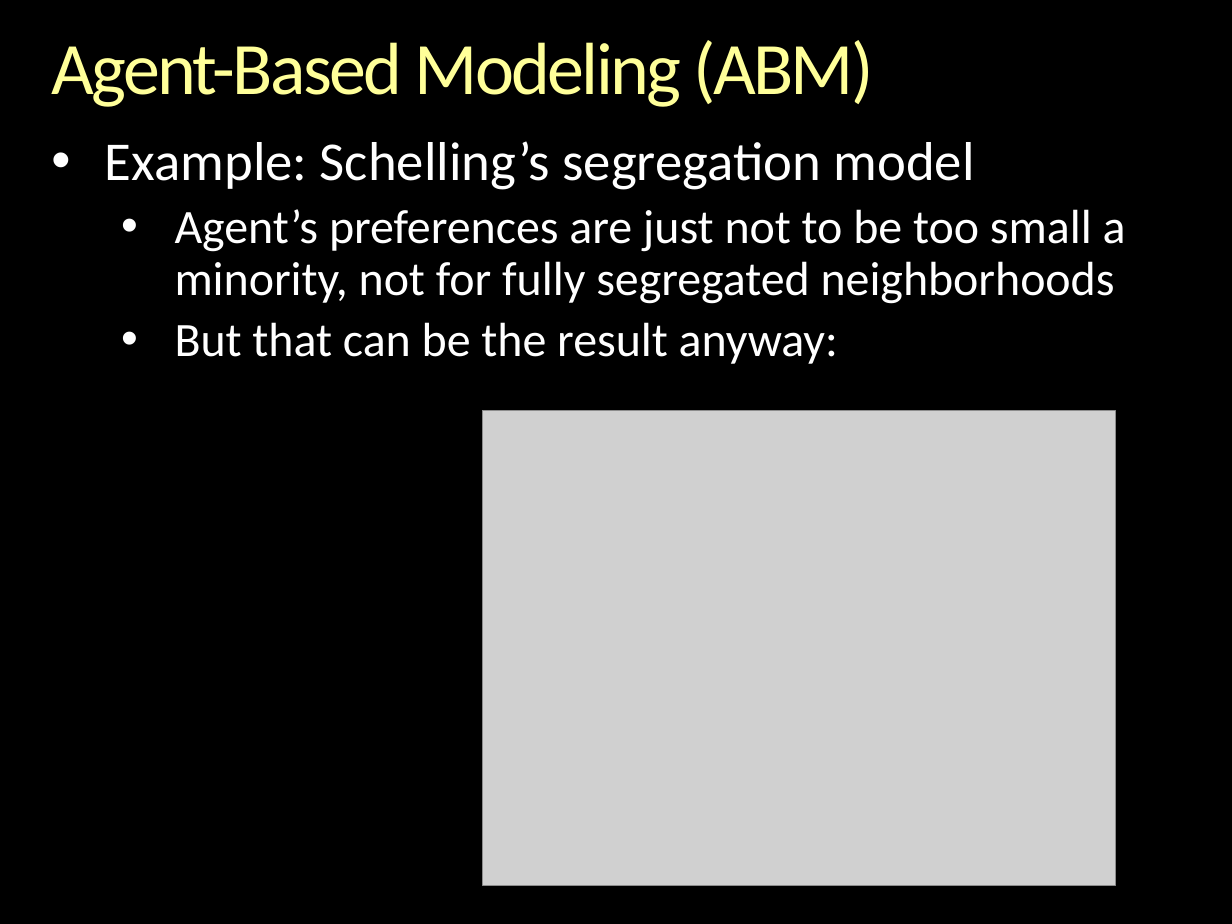
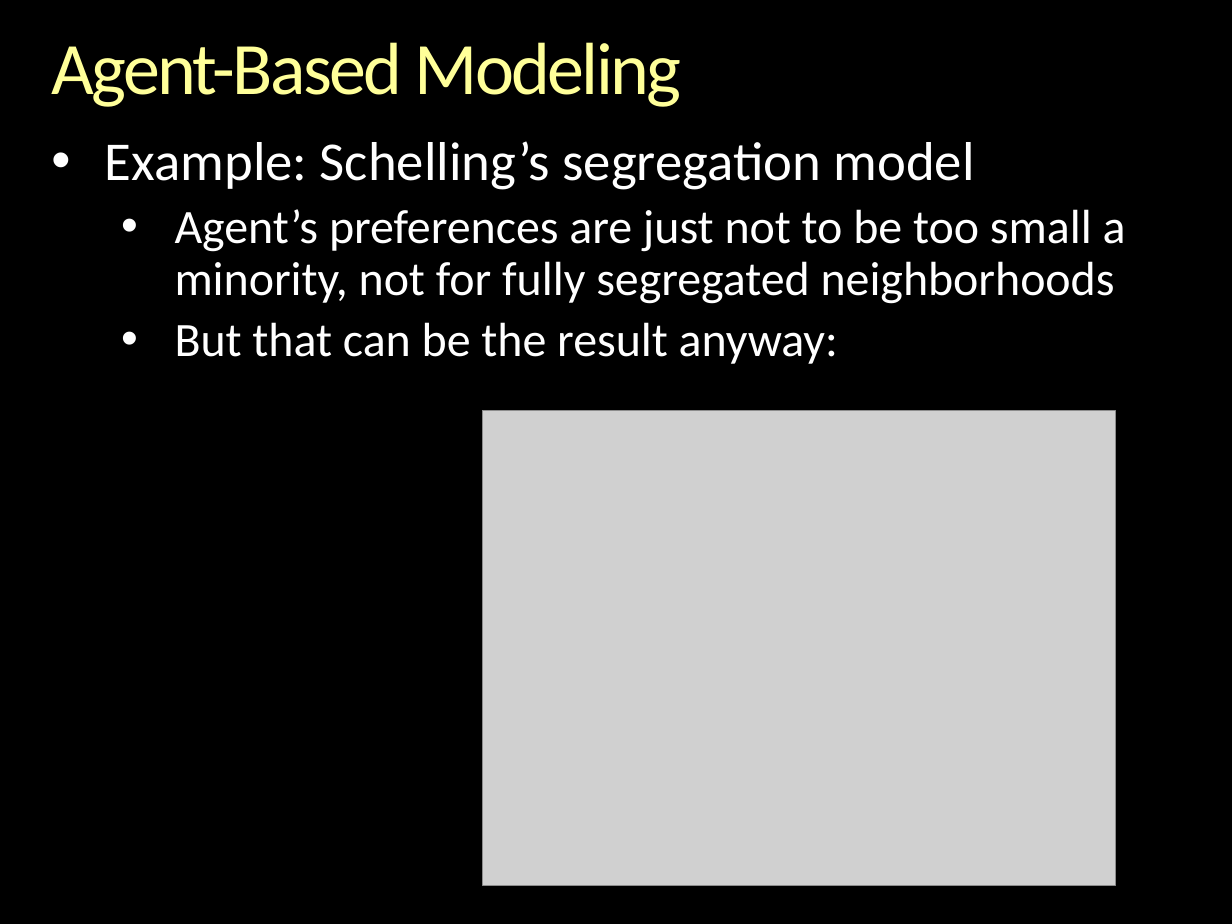
Before and after one commit to gcallah/indras_net, a slide deck: slide 8 of docs/ABMsAsAlgebraic.pptx. Drawn at 1232x924 pixels with LibreOffice and Linux fonts; fonts in the diff are those of the drawing; grey boxes stand for pictures; background and template pictures are left out. Boxes give left, top, right and bottom in pixels: in the first picture for what was removed or moved away, otherwise in the second. Text is boxed around its words. In the diff, an @@ line names an element or a change of style, - is before the commit and + after.

```diff
--- a/docs/ABMsAsAlgebraic.pptx
+++ b/docs/ABMsAsAlgebraic.pptx
@@ title at [51,42,681,107]: text changed @@
-Agent-Based Modeling (ABM)
+Agent-Based Modeling
```
Also in this commit, not shown: 4 other slides changed, 1 slide added, 1 other file.
